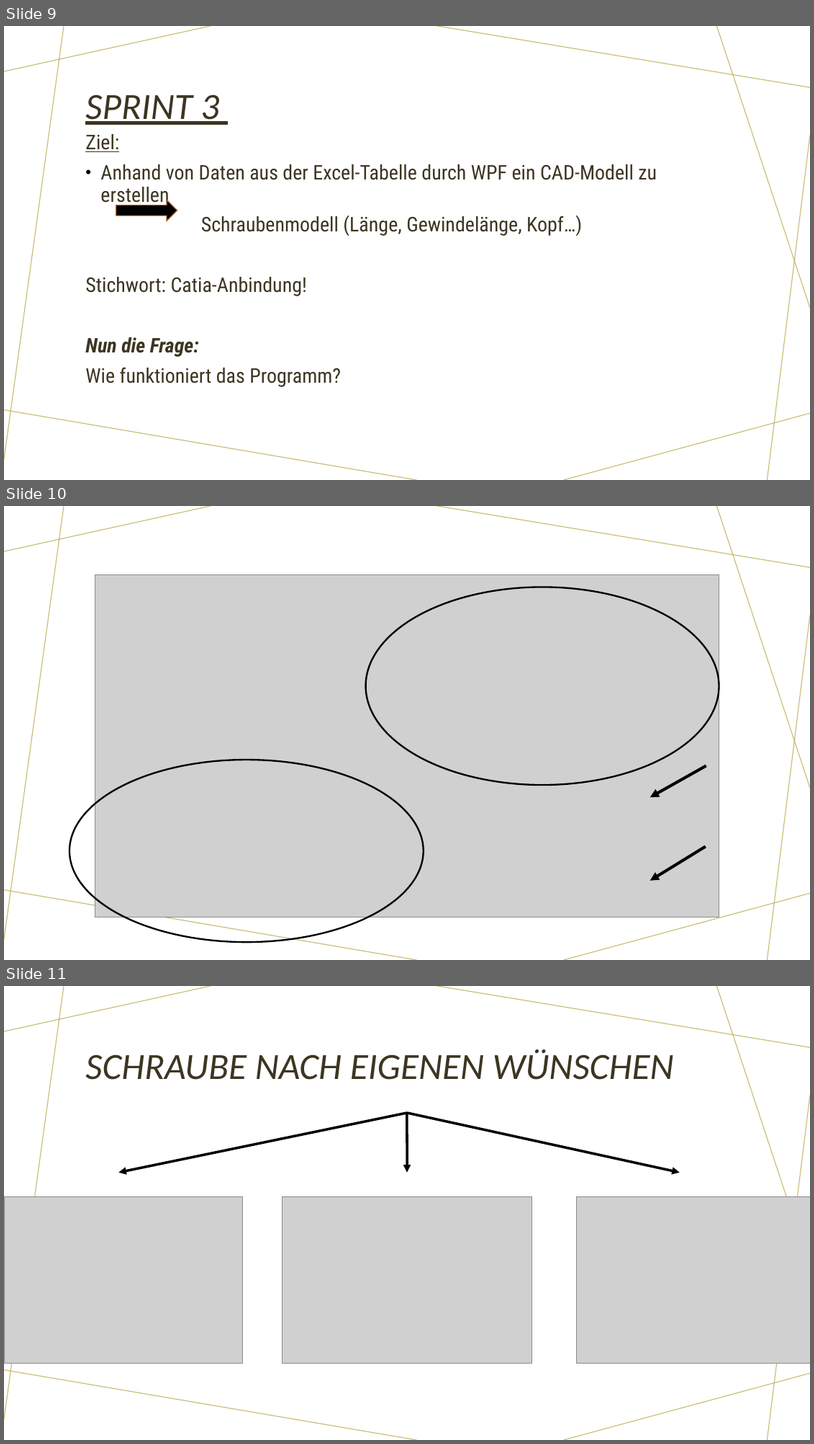
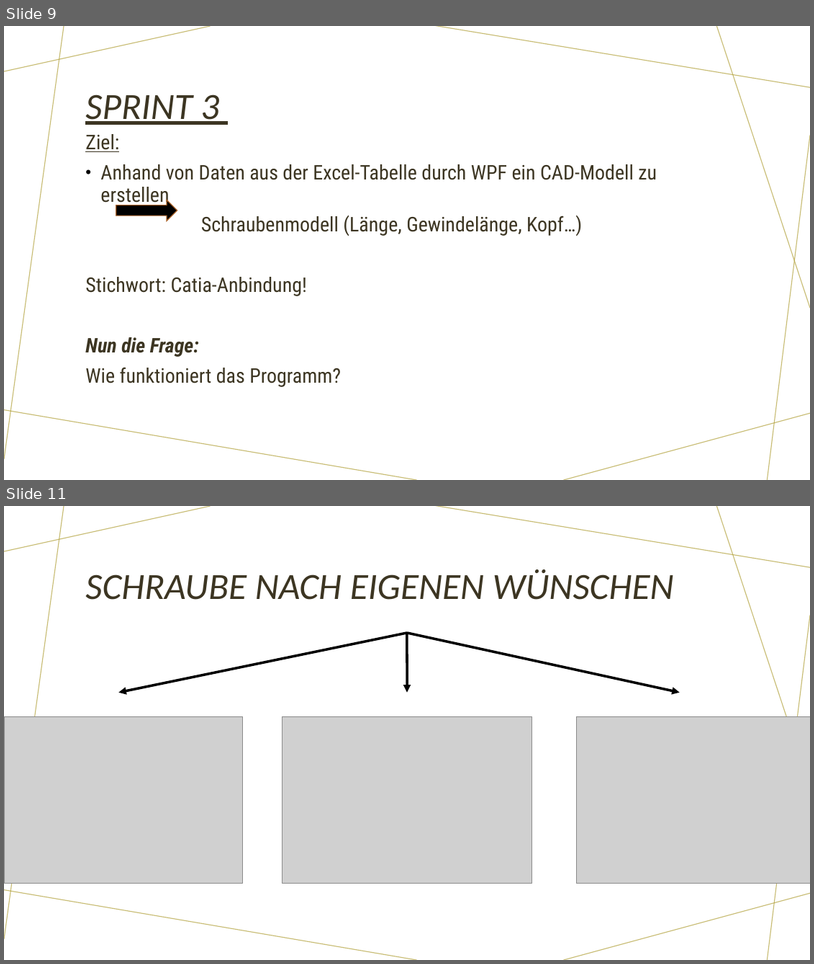
Before and after one commit to DanielMachina/HSP-SoSe-2021, a slide deck: Schrauben/Schraubenprogramm.odp. Shown one above the other, each under a label of ours: slides 9, 10 and 11 before the commit, slides 9 and 11 after it; the slides between them are not shown. The pictures are 814x1444 and 814x964 pixels, drawn with LibreOffice and Linux fonts; fonts in the diff are those of the drawing; grey boxes stand for pictures. Boxes give left, top, right and bottom in pixels: in the first picture for what was removed or moved away, otherwise in the second. Text is boxed around its words. In the diff, an @@ line names an element or a change of style, - is before the commit and + after.

```diff
--- a/Schrauben/Schraubenprogramm.odp
+++ b/Schrauben/Schraubenprogramm.odp
@@ slide 10 removed at (x1=4, y1=506, x2=810, y2=960), background #FFFFFF; not listed: 7 template elements that a slide beside it also shows @@
@@ picture removed at (x1=95, y1=575, x2=720, y2=917) @@
@@ freeform shape removed at (x1=365, y1=587, x2=719, y2=785) @@
@@ freeform shape removed at (x1=70, y1=759, x2=423, y2=942) @@
@@ arrow removed from (706, 765) to (651, 797) @@
@@ arrow removed from (706, 846) to (651, 880) @@
```
Also in this commit, not shown: 1 slide added.
